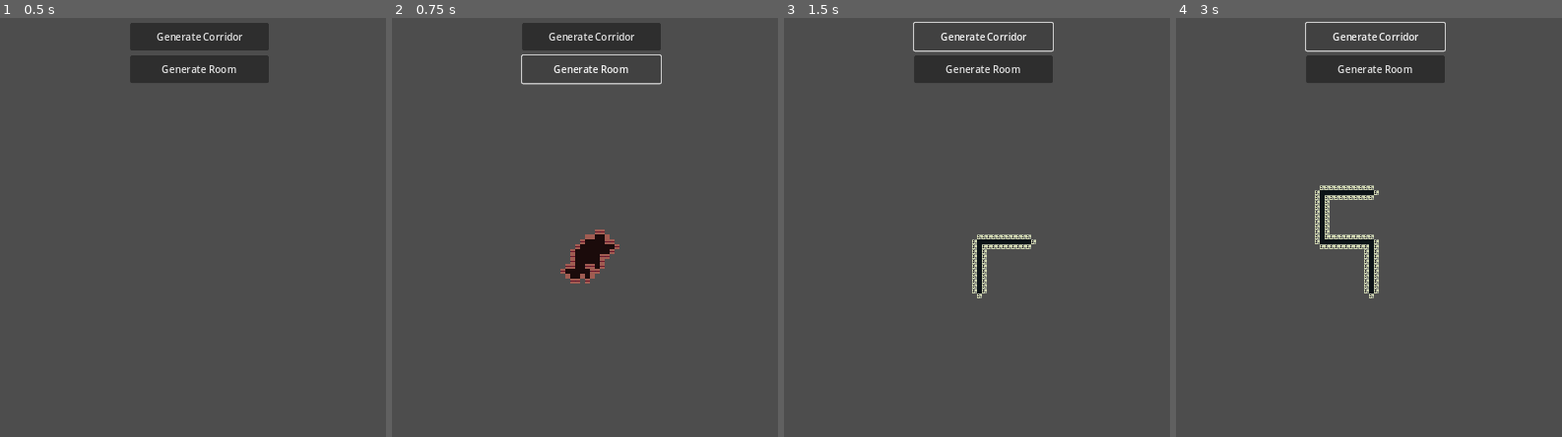
Above: before the commit, frames 1-4 (left to right).
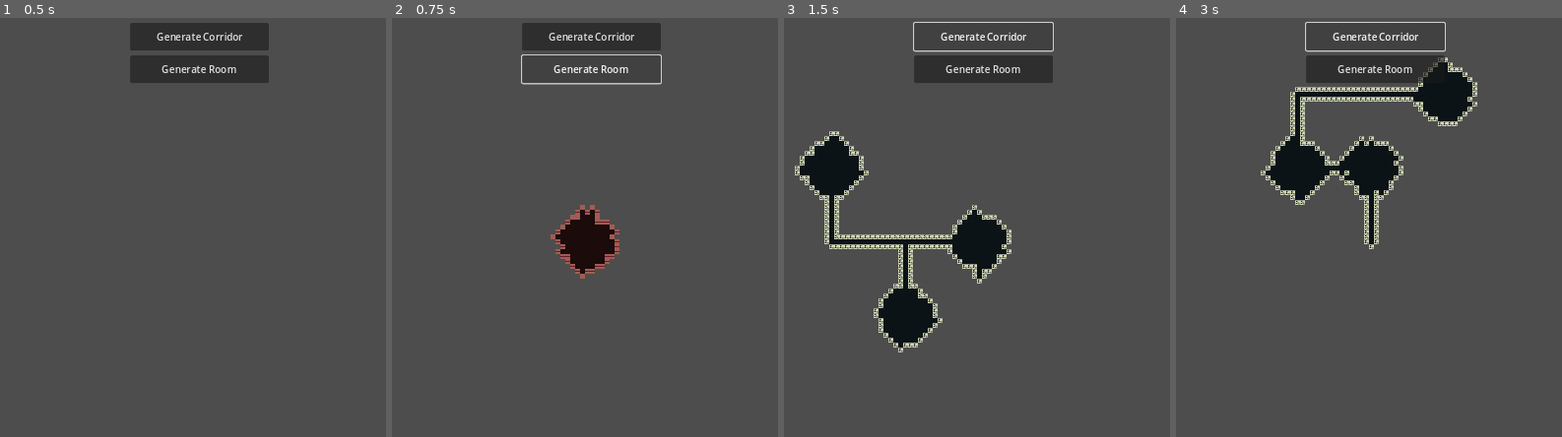
Above: after the commit, the same moments.

Repository: WizardsNStuff/Zealot-of-Wanderlust
Game: Godot game, scene res://Proc Gen/proc_gen.tscn
Same seed, same stepped clock (60 frames per second), same inputs: the game is played once before the commit and once after it. This scene is started directly instead of the project's main scene.
Inputs:
- Up to frame 1 (0.5 s): no input
- Up to frame 2 (0.75 s): click "Generate Room" at 0.5 s
- Up to frame 3 (1.5 s): click "Generate Corridor" at 1.25 s
- Up to frame 4 (3 s): click "Generate Room" at 2 s; click "Generate Corridor" at 2.75 s

Frame 1 is identical in both runs. In frame 2, 1.5% of the frame differs, in the area x 41-59%, y 44-64%; in frame 3, 7.6%; in frame 4, 9.0%, in the area x 21-79%, y 9-67%.

Commit message:
added room creation logic at the end of corridors - also added comments for every function to better understand code

Diff:
--- a/zealot-of-wanderlust/Proc Gen/proc_gen.tscn
+++ b/zealot-of-wanderlust/Proc Gen/proc_gen.tscn
@@ -81,6 +81,10 @@
 
 [node name="ProcGenData" type="Node" parent="."]
 script = ExtResource("2_fqe3b")
+room_iterations = 1000
+room_walk_length = 7
+room_start_randomly_each_iteration = false
+corridor_walk_length = 15
 
 [node name="ProcGenView" type="CanvasLayer" parent="." node_paths=PackedStringArray("proc_gen_controller", "gen_room_btn", "gen_corridor_btn")]
 script = ExtResource("3_2tjgd")
--- a/zealot-of-wanderlust/Proc Gen/proc_gen_controller.gd
+++ b/zealot-of-wanderlust/Proc Gen/proc_gen_controller.gd
@@ -1,124 +1,229 @@
 extends Node
 class_name ProcGenController
 
+# holds the procedural generation settings
 @export var proc_gen_data : ProcGenData
+
+# the tilemap layer for the floor
 @export var floor_tilemap_layer : FloorTileMapLayer
+
+# the tilemap layer for the walls
 @export var wall_tilemap_layer : WallTileMapLayer
 
+# runs the procedural generation for creating the floor layout and walls
+# this method generates the floor positions using a random walk algorithm
+# and then paints the tiles and creates walls based on the generated positions
 func run_proc_gen() -> void:
-	var floor_positions : Dictionary = run_random_walk()
-
+	# generate the floor positions by starting the random walk from the specified start position
+	var floor_positions : Dictionary = run_random_walk(proc_gen_data.start_position)
+
+	# get the atlas ID for the floor tilemap layer
 	var floor_atlas_id : int = floor_tilemap_layer.atlas_id
+	# get the position of the base floor tile in the atlas (sprite sheet)
 	var floor_tile_pos : Vector2i = floor_tilemap_layer.base_floor_tile_atlas_position
 
+	# get the atlas ID for the wall tilemap layer
 	var wall_atlas_id : int = wall_tilemap_layer.atlas_id
+	# get the position of the base wall tile in the atlas (sprite sheet)
 	var wall_tile_pos : Vector2i = wall_tilemap_layer.base_wall_tile_atlas_position
 
+	# clear any existing tiles in the floor and wall tilemaps before generating new ones
 	clear_tiles(floor_tilemap_layer)
 	clear_tiles(wall_tilemap_layer)
 
+	# paint the floor tiles in the tilemap based on the generated floor positions
 	paint_tiles(floor_positions, floor_tilemap_layer, floor_atlas_id, floor_tile_pos)
+
+	# create walls around the painted floor tiles using the wall tilemap layer
 	create_walls(floor_positions, wall_tilemap_layer, wall_atlas_id, wall_tile_pos)
-	# for visualizing the floor in console
+
+	# uncomment the following lines to visualize the floor tile positions in the console for debugging
 	#for position in floor_positions.keys():
 		#print_debug(position)
 
-func run_random_walk() -> Dictionary:
-	var current_position : Vector2i = proc_gen_data.start_position
+# generates a room layout using a random walk algorithm starting from a given position
+# the room is created by iteratively walking in random directions and placing floor tiles
+func run_random_walk(position : Vector2i) -> Dictionary:
+	# set the current position to the given starting position
+	var current_position : Vector2i = position
+	# dictionary to store the positions of the floor tiles for the room
 	var floor_positions = {}
 
+	# perform the random walk for a number of iterations defined in proc_gen_data
 	for i in range(0, proc_gen_data.room_iterations - 1):
+		# generate a path using the random walk for this iteration and store the result in 'path'
 		var path : Dictionary = simple_random_walk_room(current_position, proc_gen_data.room_walk_length)
+
+		# merge the newly generated floor positions (path) into the main floor_positions dictionary
 		floor_positions.merge(path)
+
+		# if configured to start from a random position after each iteration
 		if (proc_gen_data.room_start_randomly_each_iteration):
-			# select random position from floor_positions Dict
+			# Select a random position from the already generated floor tiles as the new starting point
 			current_position = floor_positions.keys()[randi_range(0, floor_positions.size() - 1)]
+
+	# return the dictionary containing all the positions of the floor tiles for the room
 	return floor_positions
 
+# Performs a simple random walk starting from a given position
+# and generates a path of positions by moving in random directions
+# for a specified number of steps (walk_length)
 func simple_random_walk_room(start_position : Vector2i, walk_length : int) -> Dictionary:
-	# walkLength : how many steps agent will do before returning
+	# dictionary to store the path of the random walk
 	var path : Dictionary = {}
 
+	# add the starting position to the path dictionary
 	path[start_position] = null
 
+	# set the previous position to the starting position for the first step
 	var previous_position : Vector2i = start_position
 
+	# loop for the specified number of steps (walk_length)
 	for i in range(0, walk_length):
+		# calculate a new position by adding a random direction to the previous position
 		var new_position : Vector2i = previous_position + get_random_direction()
+		# add the new position to the path dictionary
 		path[new_position] = null;
+		# update the previous position to the new position for the next iteration
 		previous_position = new_position
 
+	# return the dictionary containing all positions visited during the random walk
 	return path
 
+# Returns a random direction for the procedural generation
+# selects a random direction from a predefined list of directions stored in proc_gen_data
 func get_random_direction() -> Vector2i:
+	# pick and return a random direction from the list of directions in proc_gen_data
 	return proc_gen_data.direction_list.pick_random()
 
+# paints multiple tiles on a specified tilemap layer based on given positions
+# iterate through a dictionary of tile positions and paint each tile
+# using the specified tilemap layer and tile atlas information
 func paint_tiles(tile_positions : Dictionary, tilemap_layer : TileMapLayer, tilemap_layer_atlas_id : int , tile_atlas_position : Vector2i) -> void:
+	# iterate through each tile position in the provided dictionary
 	for tile_pos in tile_positions.keys():
+		# paint a single tile at the specified position using the given tilemap layer and atlas information
 		paint_single_tile(tilemap_layer, tilemap_layer_atlas_id, tile_pos, tile_atlas_position)
 
+# paints a single tile on a specified tilemap layer at a given position
+# sets the cell at the specified position in the tilemap layer
+# using the provided atlas ID and the specific position of the tile in the atlas (sprite sheet)
 func paint_single_tile(tilemap_layer : TileMapLayer, tilemap_layer_atlas_id : int , paint_position : Vector2i, tile_atlas_position : Vector2i) -> void:
+	# set the cell at the specified position in the tilemap layer with the tile texture/sprite from the atlas (sprite sheet)
 	tilemap_layer.set_cell(paint_position, tilemap_layer_atlas_id, tile_atlas_position)
 
+# clears all tiles from the specified tilemap layer
+# removes any existing tiles in the tilemap layer, allowing for a fresh start before new tiles are painted
 func clear_tiles(tilemap_layer : TileMapLayer) -> void:
+	# call the clear method on the tilemap layer to remove all tiles
 	tilemap_layer.clear()
 
+# creates walls around the painted floor tiles by identifying wall edges
+# finds the positions where walls should be placed based on the floor positions
+# and then paints the wall tiles at those positions in the specified tilemap layer
 func create_walls(floor_positions : Dictionary, tilemap_layer : TileMapLayer, tilemap_layer_atlas_id : int , tile_atlas_position : Vector2i) -> void:
+	# find wall edge positions based on the floor positions and the defined direction list
 	var wall_positions : Dictionary = find_wall_edges(floor_positions, proc_gen_data.direction_list)
+
+	# iterate through each wall position and paint a wall tile at that position
 	for position in wall_positions:
+		# paint a single wall tile at the current position using the specified tilemap layer and atlas information
 		paint_single_tile(tilemap_layer, tilemap_layer_atlas_id, position, tile_atlas_position)
 
-# finds the positions where walls should be placed based on a floors empty neighboring tiles
+# finds the positions where walls should be placed based on the empty neighboring tiles of the floor
+# checks each floor tile position and its neighboring tiles. If a neighboring tile
+# is not a floor tile, it adds that position to the list of wall positions
 func find_wall_edges(floor_positions : Dictionary, direction_list : Array) -> Dictionary:
+	# dictionary to store wall positions
 	var wall_positions : Dictionary = {}
+
+	# iterate through each position in the floor positions dictionary
 	for position in floor_positions:
+		# check each direction in the direction list
 		for direction in direction_list:
+			# calculate the neighbor position based on the current position and direction
 			var neighbor_position = position + direction
-			# if there is no neighbor for the current tile add wall to list of walls
+
+			# if there is no floor tile at the neighbor position
 			if (floor_positions.keys().has(neighbor_position) == false):
+				# add the neighbor position to the wall positions
 				wall_positions[neighbor_position] = null
+
+	# return the dictionary containing all wall positions
 	return wall_positions
 
+# generates a random walk corridor starting from a specified position
+# creates a corridor by moving in a random direction for a given length
 func random_walk_corridor(start_position : Vector2i, corridor_length : int) -> Array:
+	# array to store the positions of the corridor tiles
 	var corridor : Array = []
+
+	# get a random direction for the corridor movement
 	var direction = get_random_direction()
+
+	# set the current position to the starting position
 	var current_position = start_position
+
+	# add the current position to the corridor tile list
 	corridor.append(current_position)
 
+	# iterate for the specified length of the corridor
 	for i in range(0, corridor_length):
+		# move to the next position in the current direction
 		current_position += direction
+
+		# add the new position to the corridor array
 		corridor.append(current_position)
 
+	# return the array containing all positions of the corridor tiles
 	return corridor
 
-# creates corridors and adds their positions to the set of floor positions
-func create_corridors(floor_positions : Dictionary) -> void:
+# creates corridors using a random walk algorithm and adds their positions to the set of floor positions
+# generates a specified number of corridors
+# updating the floor positions and potential room positions as corridors are created.
+func create_corridors(floor_positions : Dictionary, potential_room_positions : Dictionary) -> void:
+	# set the starting position for corridor generation
 	var current_position = proc_gen_data.start_position
 
-	# loop through the corridor amount to generate multiple corridors
+	# mark the starting position as a potential room position
+	potential_room_positions[current_position] = null
+
+	# loop through the specified corridor amount to generate multiple corridors
 	for i in range(0, proc_gen_data.corridor_amount):
-		# generate a corridor using a random walk algorithm, starting from current_position
+		# generate a corridor by executing a random walk from the current position
 		var corridor = random_walk_corridor(current_position, proc_gen_data.corridor_walk_length)
-		# update current_position to the end of the newly created corridor
+
+		# set current_position to the last position in the generated corridor (the corridor endpoint)
 		current_position = corridor[corridor.size() - 1]
 
-		# add all positions of the corridor to the set of floor positions
+		# mark the end position of the corridor as a potential room position
+		potential_room_positions[current_position] = null
+
+		# iterate through each position in the generated corridor
 		for position in corridor:
-			# add the position to the dictionary
+			# include the position in the dictionary of floor positions, marking it as part of the floor layout
 			floor_positions[position] = null
 
 # generate corridors using a corridor-first approach
 # i.e. generate the corridors first and then add rooms, walls, and other features around them
 func corridor_first_generation() -> void:
-	# dictionary to store the floor tile positions
+	# dictionary to store the positions of all the floor tiles (corridors and rooms)
 	var floor_positions : Dictionary = {}
+	# dictionary to store potential positions where rooms can be created
+	var potential_room_positions : Dictionary = {}
 
 	# clear floor and wall tilemaps before generating new corridors
 	clear_tiles(floor_tilemap_layer)
 	clear_tiles(wall_tilemap_layer)
 
 	# create corridors and store their positions in floor_positions
-	create_corridors(floor_positions);
+	create_corridors(floor_positions, potential_room_positions);
+
+	# create rooms based on potential room positions and store their floor tile positions in room_positions
+	var room_positions : Dictionary = create_rooms(potential_room_positions)
+
+	# merge the room floor positions into the main floor_positions dictionary
+	floor_positions.merge(room_positions)
 
 	# get the atlas ID for the floor tilemap layer
 	var floor_atlas_id : int = floor_tilemap_layer.atlas_id
@@ -134,3 +239,34 @@
 	paint_tiles(floor_positions, floor_tilemap_layer, floor_atlas_id, corridor_tile_pos)
 	# create walls around the corridors using the positions stored in floor_positions
 	create_walls(floor_positions, wall_tilemap_layer, wall_atlas_id, corridor_wall_tile_pos)
+
+# generates a set of rooms based on a list of potential room positions
+# first calculates how many rooms to create based on a percentage from proc_gen_data,
+# then randomly selects room positions and generates floor layouts for each room using
+# a random walk algorithm. The positions of all floor tiles for the created rooms are
+# stored in the final dictionary and returned.
+func create_rooms(potential_room_positions : Dictionary) -> Dictionary:
+	# dictionary to store the positions of all the floor tiles for the rooms
+	var room_positions : Dictionary = {}
+
+	# calculate how many rooms to create based on the percentage specified in proc_gen_data
+	var rooms_to_create_amount = roundi(potential_room_positions.size() * proc_gen_data.room_amount_percent)
+
+	# get an array of the keys (room positions) from the potential_room_positions dictionary
+	var rooms : Array = potential_room_positions.keys()
+
+	# shuffle the array of room positions to randomize the selection
+	rooms.shuffle()
+
+	# take the first 'rooms_to_create_amount' room positions from the shuffled array
+	var rooms_to_create : Array = rooms.slice(0, rooms_to_create_amount)
+
+	# iterate over the selected room positions
+	for room_position in rooms_to_create:
+		# run the random walk algorithm to generate the floor layout/positions for this room
+		var room_floor : Dictionary = run_random_walk(room_position)
+		# merge the generated room floor positions into the room_positions dictionary
+		room_positions.merge(room_floor)
+
+	# return the final dictionary containing all the positions of the floor tiles for all rooms created
+	return room_positions
